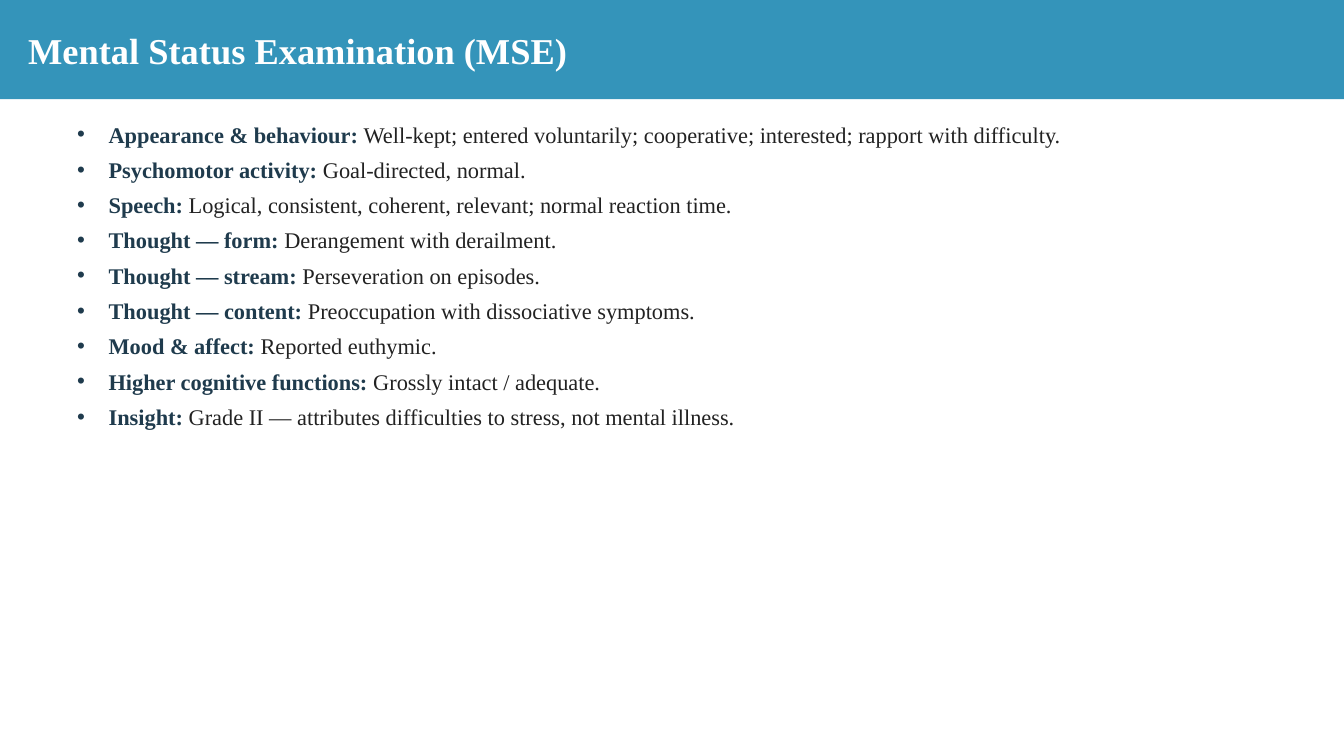
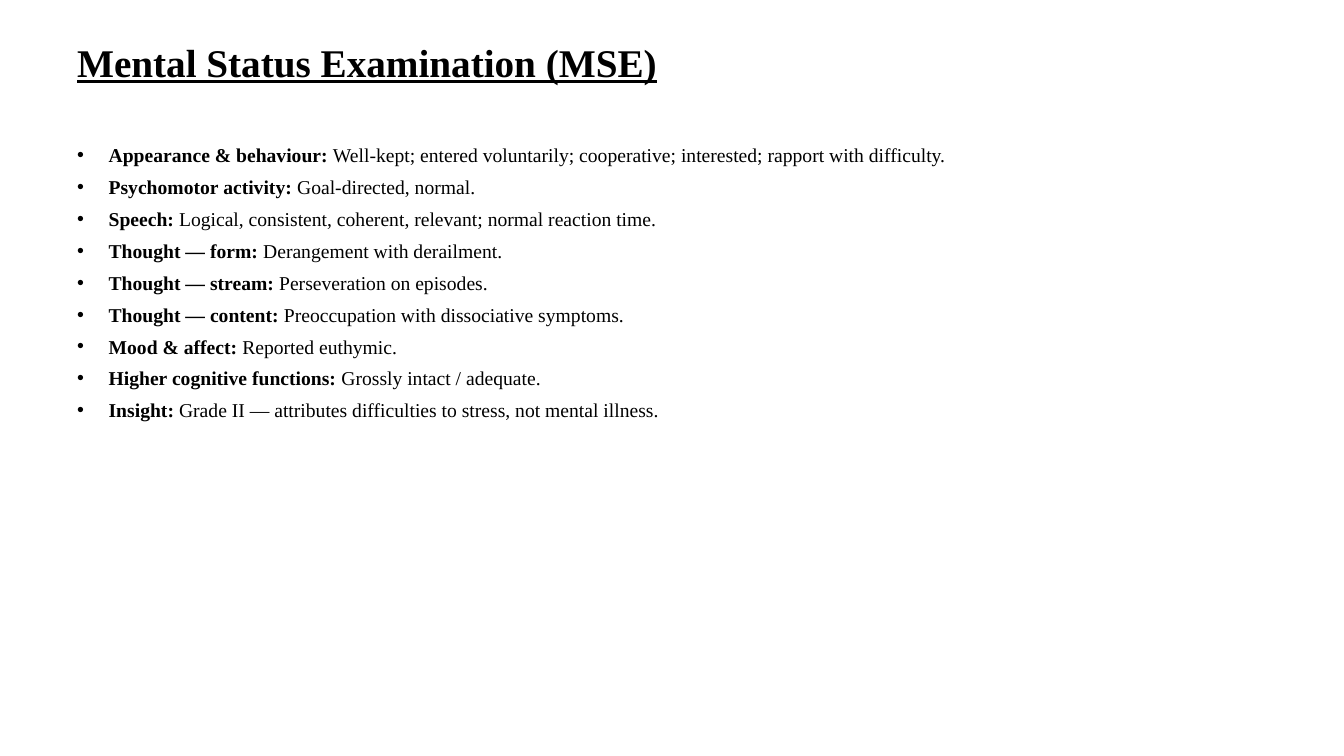
Before and after one commit to tejasdangodra786-byte/Dango-kiro, a slide deck: slide 14 of Mamta_Saini_Case_Conference.pptx. Drawn at 1344x756 pixels with LibreOffice and Linux fonts; fonts in the diff are those of the drawing. Boxes give left, top, right and bottom in pixels: in the first picture for what was removed or moved away, otherwise in the second. Text is boxed around its words. In the diff, an @@ line names an element or a change of style, - is before the commit and + after.

Commit message:
Reformat case-conference PPT: white bg, TNR headings 28pt bold underlined, sub-headings 20pt, content 14pt, all black

```diff
--- a/Mamta_Saini_Case_Conference.pptx
+++ b/Mamta_Saini_Case_Conference.pptx
@@ text "Mental Status Examination (MSE)": place and size @@
-text "Mental Status Examination (MSE)" at <box>0,0,1344,99</box>
+text "Mental Status Examination (MSE)" at <box>77,49,657,84</box>
@@ text "Mental Status Examination (MSE)" at <box>77,49,657,84</box>: size 26 to 28 pt, text colour #FFFFFF to #000000, underline on; vertical alignment middle to top; fill #3494BA to none @@
@@ text "Appearance & behaviour: Well-kept; entered ...": place and size @@
-text "Appearance & behaviour: Well-kept; entered ..." at <box>109,127,1061,430</box>
+text "Appearance & behaviour: Well-kept; entered ..." at <box>109,148,945,422</box>
@@ text "Appearance & behaviour: Well-kept; entered ..." at <box>109,148,945,422</box>: size 16 to 14 pt; text colour #1F3B4D to #000000 in "Appearance & behaviour:", "Psychomotor activity:", "Speech:", "Thought — form:" and 5 more places; text colour #222222 to #000000 in "Well-kept; entered voluntarily; cooperative; interested; rap ...", "Goal-directed, normal.", "Logical, consistent, coherent, relevant; normal reaction tim ...", "Derangement with derailment." and 5 more places @@
```
Also in this commit, not shown: 33 other slides changed.
